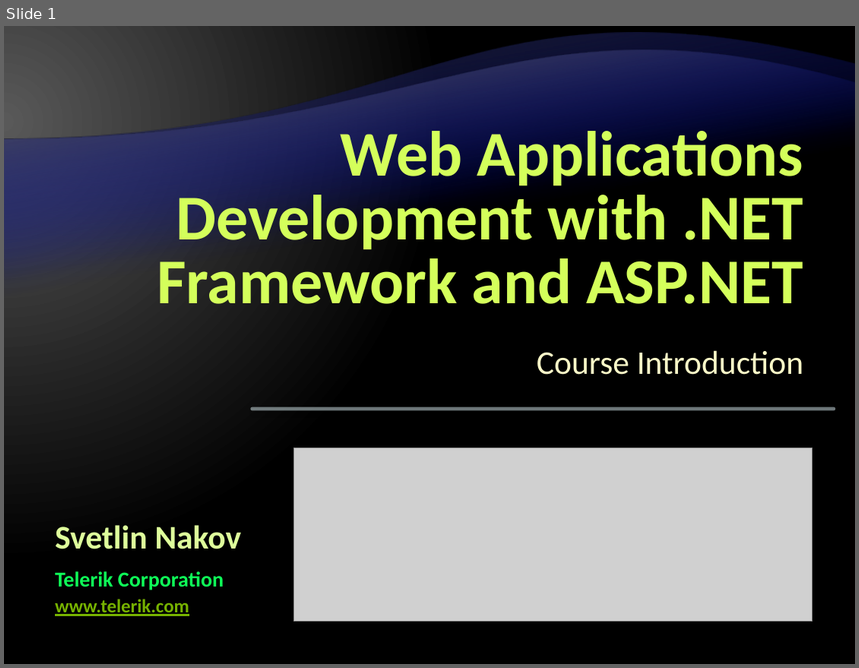
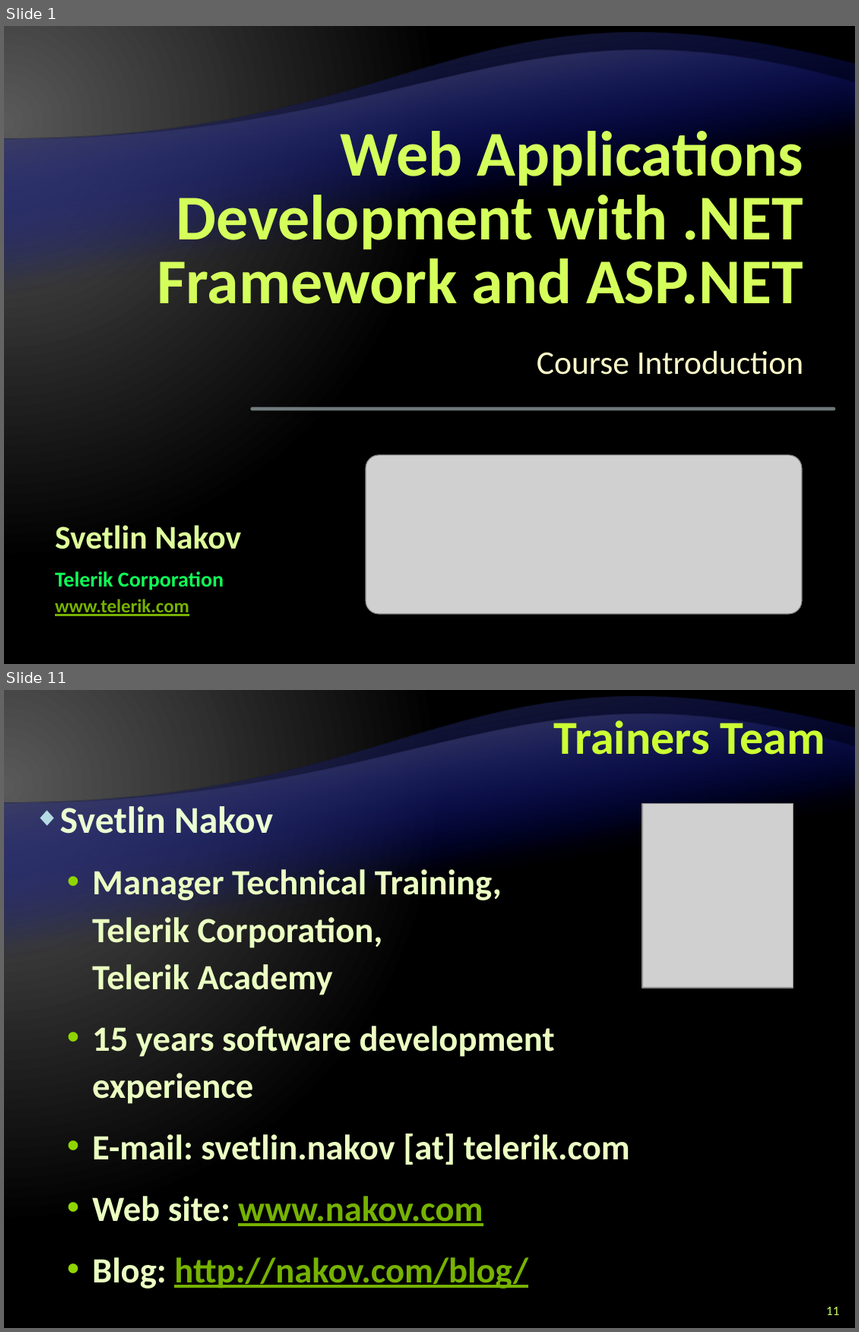
Before and after one commit to Graveheart/aspnetcourse, a slide deck: lectures/0. Course Introduction.pptx. Shown one above the other, each under a label of ours: slide 1 before the commit, slides 1 and 11 after it; the slides between them are not shown. The pictures are 859x668 and 859x1332 pixels, drawn with LibreOffice and Linux fonts; fonts in the diff are those of the drawing; grey boxes stand for pictures; background and template pictures are left out. Boxes give left, top, right and bottom in pixels: in the first picture for what was removed or moved away, otherwise in the second. Text is boxed around its words. In the diff, an @@ line names an element or a change of style, - is before the commit and + after.

```diff
--- a/lectures/0. Course Introduction.pptx
+++ b/lectures/0. Course Introduction.pptx
@@ slide 11 added at [4, 690, 855, 1328], background gradient #595959 to #000000; not listed: 2 template elements that a slide beside it also shows @@
@@ title added at [554, 714, 826, 755], 40 pt, text #CCFF33, bold @@
+Trainers Team
@@ picture added at [642, 803, 793, 988] @@
@@ text added at [60, 806, 555, 1104], 30 pt, text #EBFFC2, bold @@
+◆ Svetlin Nakov
+  • Manager Technical Training, Telerik Corporation, Telerik Academy
+  • 15 years software development experience
@@ text added at [92, 1134, 630, 1289], 30 pt, text #EBFFC2, bold @@
+  • E-mail: svetlin.nakov [at] telerik.com
+  • Web site: www.nakov.com
+  • Blog: http://nakov.com/blog/
@@ page number added at [826, 1307, 839, 1315], 11 pt, text #CCFF66 @@
+11
@@ slide 1 changed as well @@
@@ picture: place and size @@
-picture at [294, 449, 813, 622]
+picture at [366, 455, 801, 614]
```
Also in this commit, not shown: 22 other slides added, 1 slide removed.
